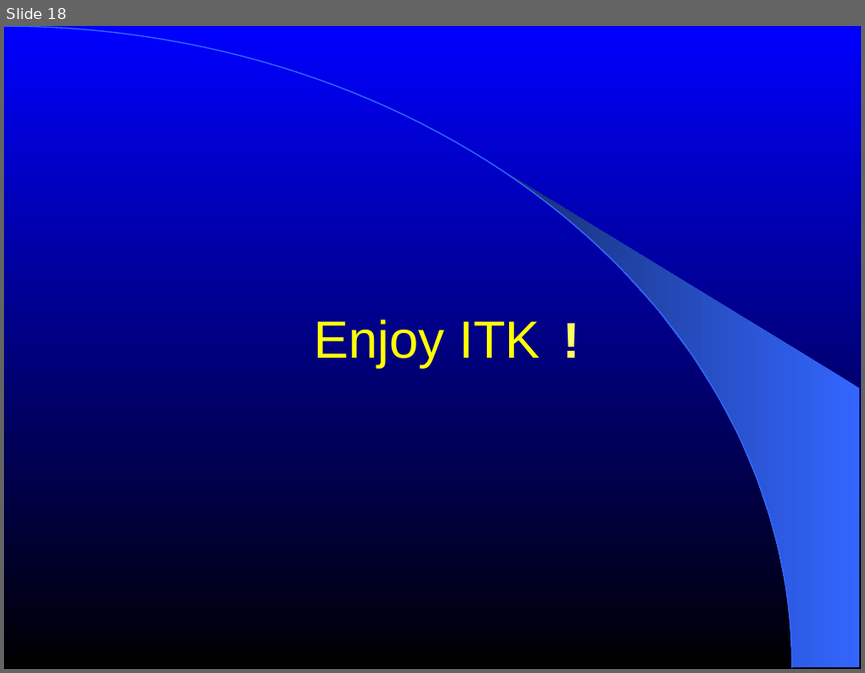
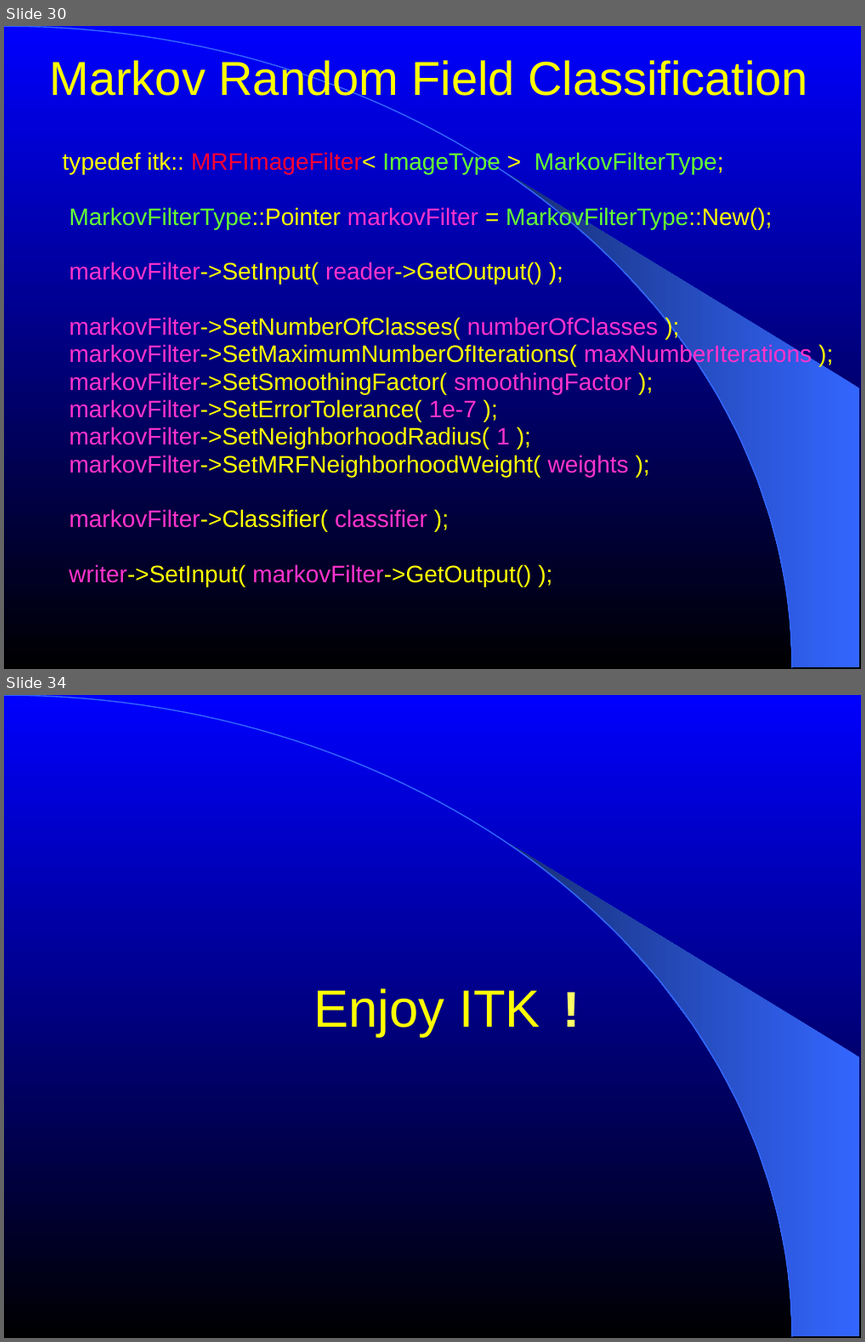
Before and after one commit to lheckemann/namic-sandbox, a slide deck: ITKAdvancedCourse/doc/presentations/Insight-StatisticalClassification.ppt. Shown one above the other, each under a label of ours: slide 18 before the commit, slides 30 and 34 after it; the slides between them are not shown. The pictures are 865x673 and 865x1342 pixels, drawn with LibreOffice and Linux fonts; fonts in the diff are those of the drawing. Boxes give left, top, right and bottom in pixels: in the first picture for what was removed or moved away, otherwise in the second. Text is boxed around its words. In the diff, an @@ line names an element or a change of style, - is before the commit and + after.

Commit message:
ENH: Completed the section on Markov Random Fields.

```diff
--- a/ITKAdvancedCourse/doc/presentations/Insight-StatisticalClassification.ppt
+++ b/ITKAdvancedCourse/doc/presentations/Insight-StatisticalClassification.ppt
@@ slide 30 added at [4, 26, 861, 669], background gradient #0000FF to #000000; not listed: 2 template elements that a slide beside it also shows @@
@@ title added at [50, 57, 808, 103], 40 pt, text #FFFF00 @@
+Markov Random Field Classification
@@ text added at [63, 151, 812, 586], 20 pt, text #FFFF00 @@
+typedef itk:: MRFImageFilter< ImageType > MarkovFilterType;
+MarkovFilterType::Pointer markovFilter = MarkovFilterType::New();
+markovFilter->SetInput( reader->GetOutput() );
+markovFilter->SetNumberOfClasses( numberOfClasses );
+markovFilter->SetMaximumNumberOfIterations( maxNumberIterations );
+markovFilter->SetSmoothingFactor( smoothingFactor );
+markovFilter->SetErrorTolerance( 1e-7 );
+markovFilter->SetNeighborhoodRadius( 1 );
+markovFilter->SetMRFNeighborhoodWeight( weights );
+markovFilter->Classifier( classifier );
+writer->SetInput( markovFilter->GetOutput() );
@@ what was slide 18 is now slide 34 @@
```
Also in this commit, not shown: 4 slides changed, 15 other slides added.
